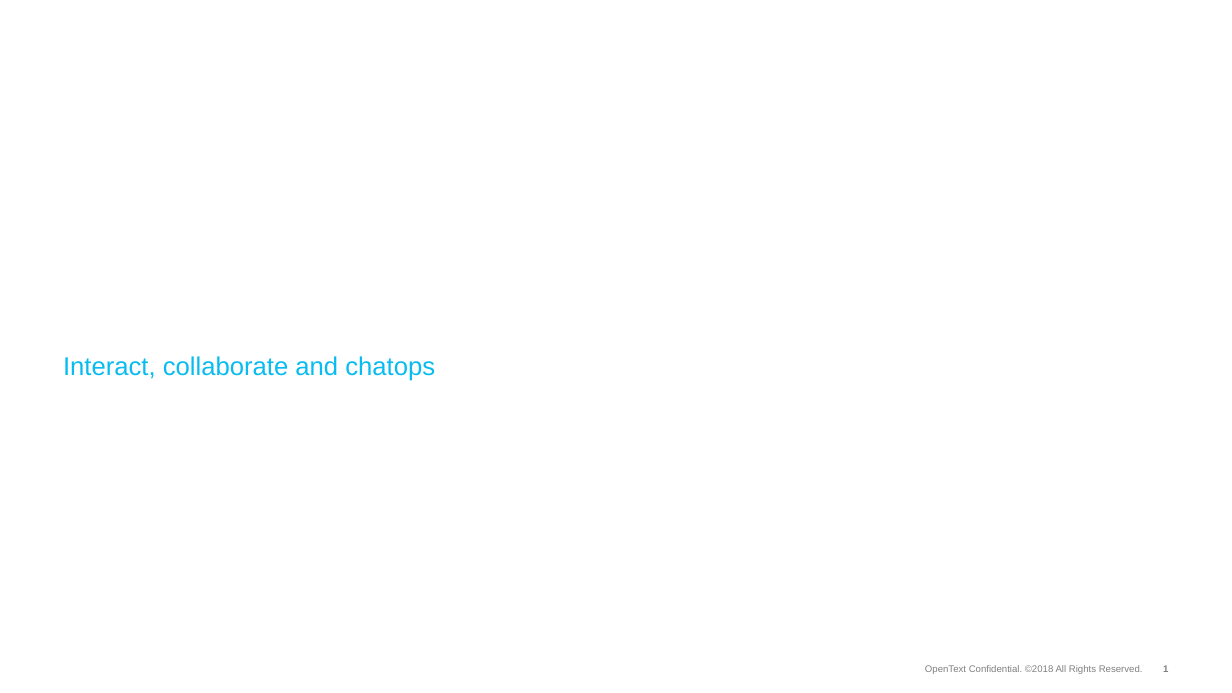
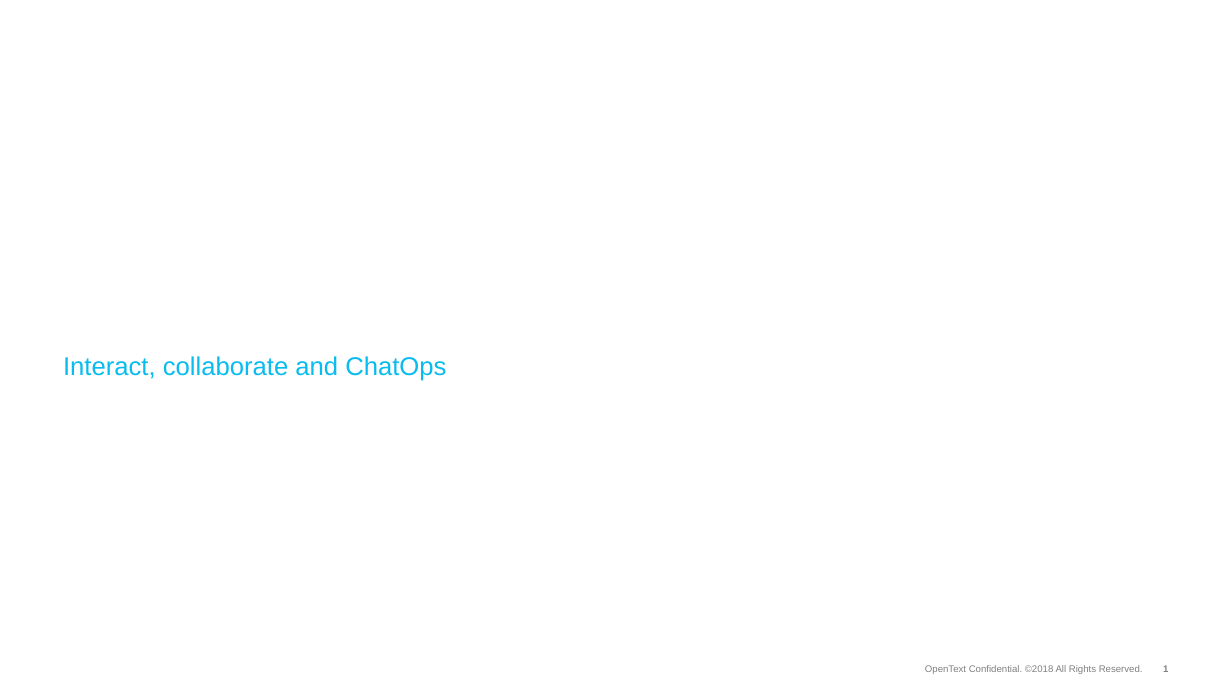
Before and after one commit to brettmillerb/Presentations, a slide deck: slide 1 of LonPSUGPresentation.pptx. Drawn at 1232x693 pixels with LibreOffice and Linux fonts; fonts in the diff are those of the drawing; background and template pictures are left out. Boxes give left, top, right and bottom in pixels: in the first picture for what was removed or moved away, otherwise in the second. Text is boxed around its words. In the diff, an @@ line names an element or a change of style, - is before the commit and + after.

```diff
--- a/LonPSUGPresentation.pptx
+++ b/LonPSUGPresentation.pptx
@@ text at [63,356,446,381]: text changed @@
-Interact, collaborate and chatops
+Interact, collaborate and ChatOps
```
Also in this commit, not shown: 3 other slides changed, 1 other file.
